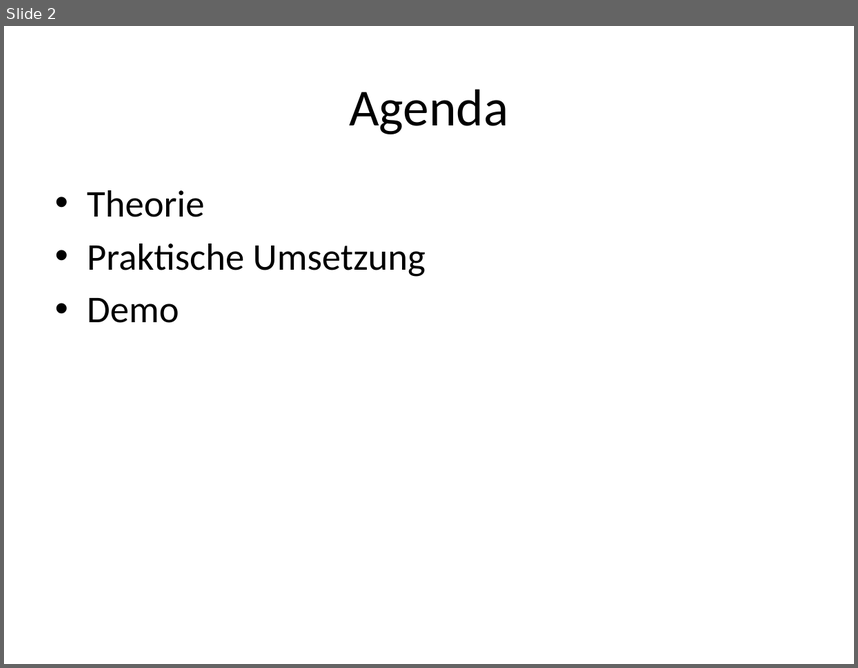
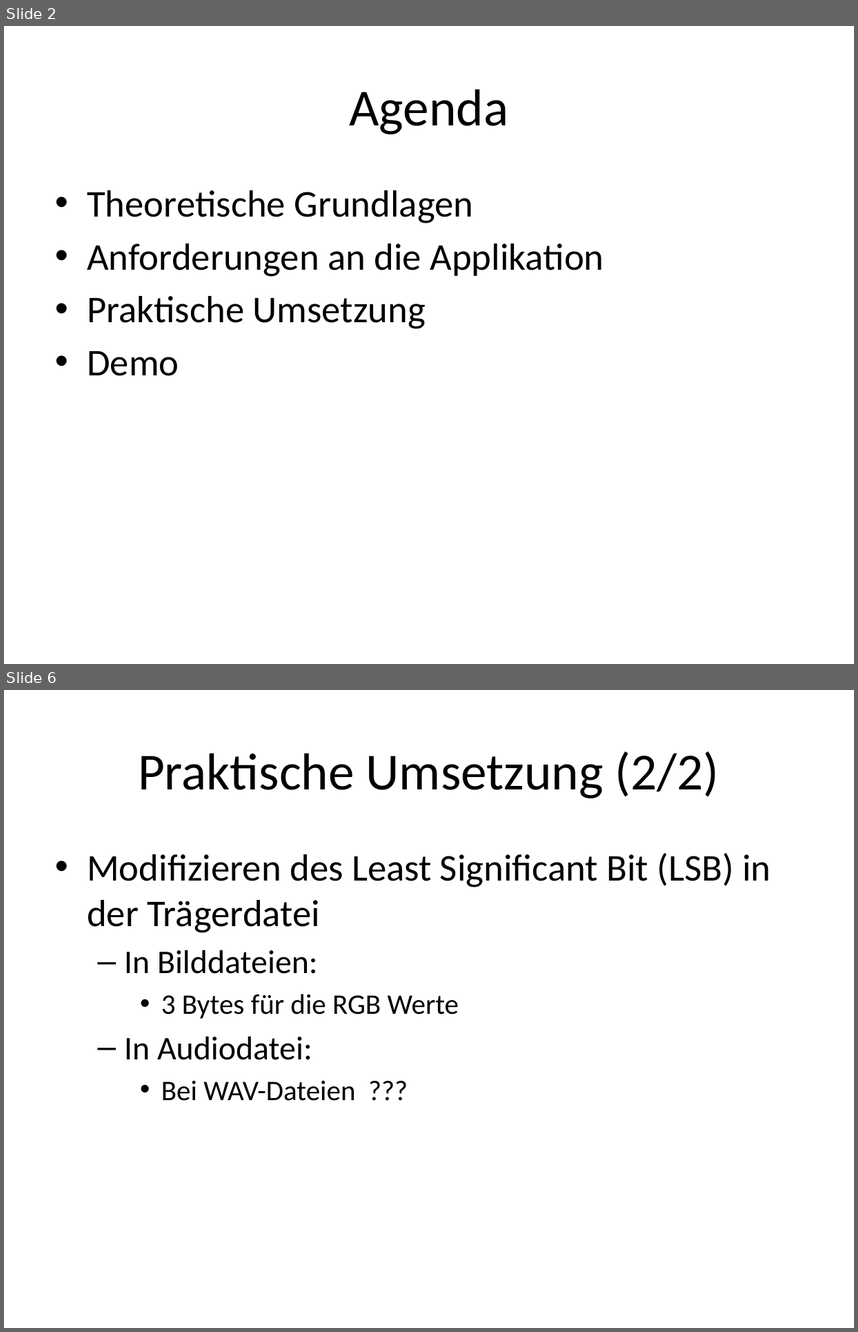
Before and after one commit to esterren/stegano, a slide deck: doc/Stegano-Praesentation.pptx. Shown one above the other, each under a label of ours: slide 2 before the commit, slides 2 and 6 after it; the slides between them are not shown. The pictures are 858x668 and 858x1332 pixels, drawn with LibreOffice and Linux fonts; fonts in the diff are those of the drawing. Boxes give left, top, right and bottom in pixels: in the first picture for what was removed or moved away, otherwise in the second. Text is boxed around its words. In the diff, an @@ line names an element or a change of style, - is before the commit and + after.

```diff
--- a/doc/Stegano-Praesentation.pptx
+++ b/doc/Stegano-Praesentation.pptx
@@ slide 6 added at [4, 690, 854, 1328], background #FFFFFF @@
@@ title added at [138, 751, 720, 798], 44 pt, text #000000 @@
+Praktische Umsetzung (2/2)
@@ text added at [87, 853, 771, 1101], 32 pt, text #000000 @@
+• Modifizieren des Least Significant Bit (LSB) in der Trägerdatei
+  – In Bilddateien:
+    • 3 Bytes für die RGB Werte
+  – In Audiodatei:
+    • Bei WAV-Dateien ???
@@ slide 2 changed as well @@
@@ text at [87, 190, 604, 276]: text changed @@
-• Theorie
+• Theoretische Grundlagen
+• Anforderungen an die Applikation
```
Also in this commit, not shown: 1 other slide changed, 4 other slides added.
